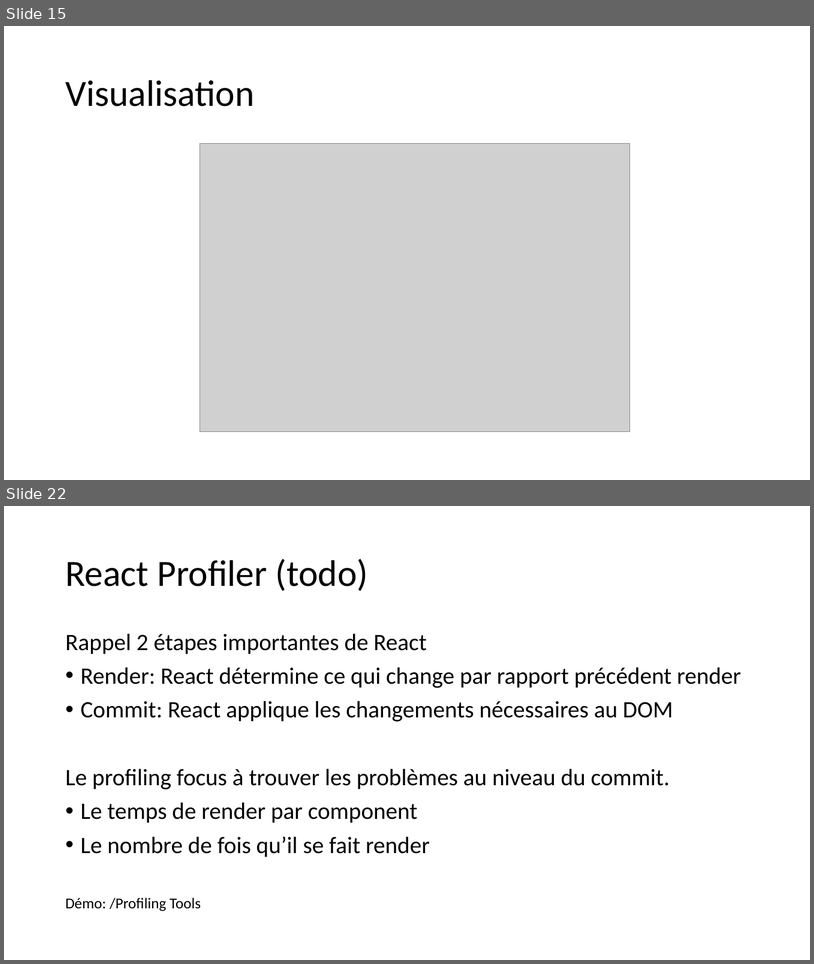
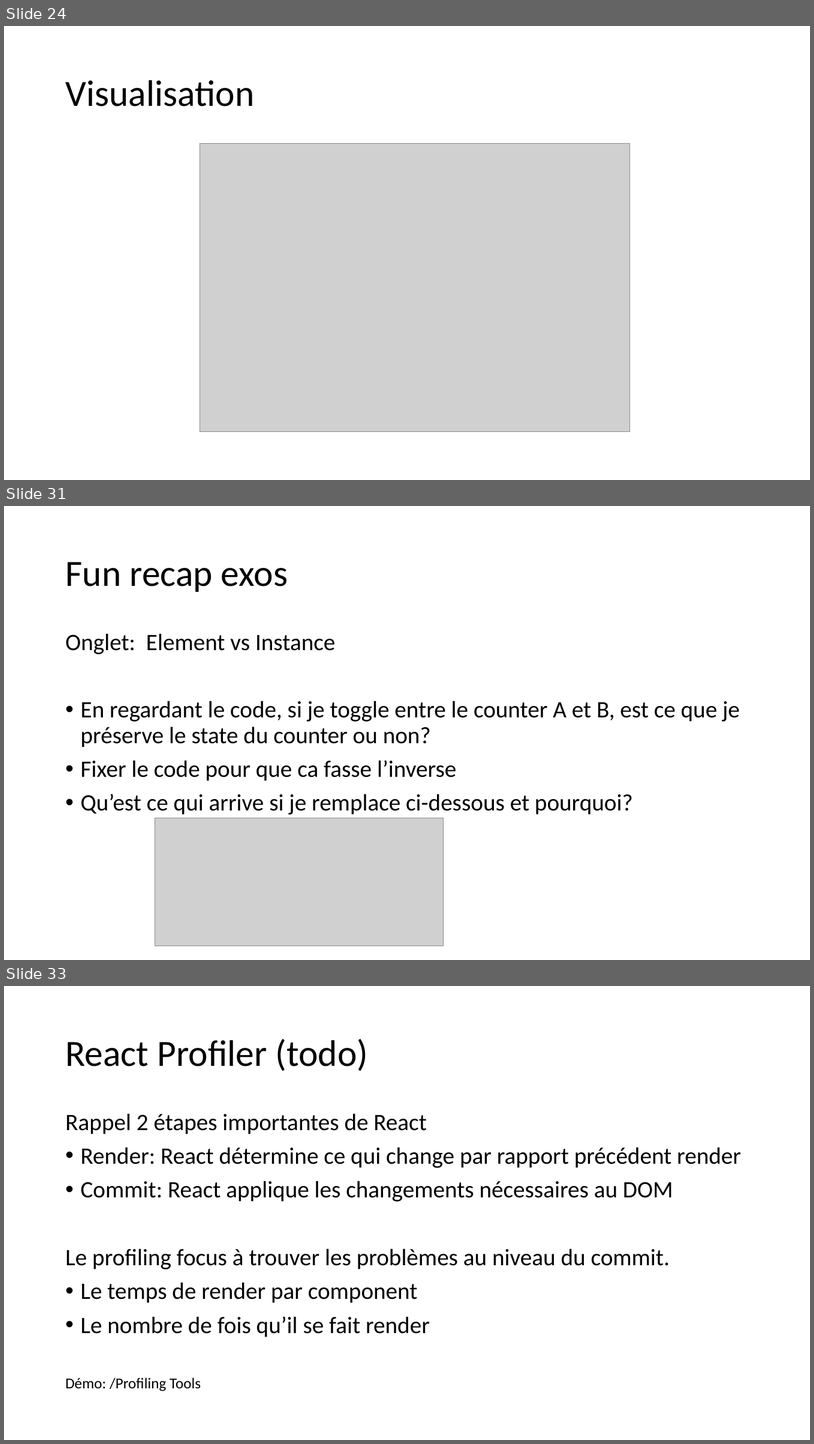
Before and after one commit to samuelgaudreau/formation-front-end-3, a slide deck: part-2/React-Perfo.pptx. Shown one above the other, each under a label of ours: slides 15 and 22 before the commit, slides 24, 31 and 33 after it; the slides between them are not shown. The pictures are 814x964 and 814x1444 pixels, drawn with LibreOffice and Linux fonts; fonts in the diff are those of the drawing; grey boxes stand for pictures. Boxes give left, top, right and bottom in pixels: in the first picture for what was removed or moved away, otherwise in the second. Text is boxed around its words. In the diff, an @@ line names an element or a change of style, - is before the commit and + after.

```diff
--- a/part-2/React-Perfo.pptx
+++ b/part-2/React-Perfo.pptx
@@ slide 31 added at (x1=4, y1=506, x2=810, y2=960), background #FFFFFF @@
@@ title added at (x1=65, y1=562, x2=288, y2=592), 44 pt, text #000000 @@
+Fun recap exos
@@ text added at (x1=65, y1=633, x2=740, y2=814), 28 pt, text #000000 @@
+Onglet: Element vs Instance
+• En regardant le code, si je toggle entre le counter A et B, est ce que je préserve le state du counter ou non?
+• Fixer le code pour que ca fasse l’inverse
+• Qu’est ce qui arrive si je remplace ci-dessous et pourquoi?
@@ picture added at (x1=155, y1=818, x2=444, y2=946) @@
@@ what was slide 15 is now slide 24 @@
@@ what was slide 22 is now slide 33 @@
```
Also in this commit, not shown: 11 slides changed, 12 other slides added, 1 slide removed, 10 other files.
